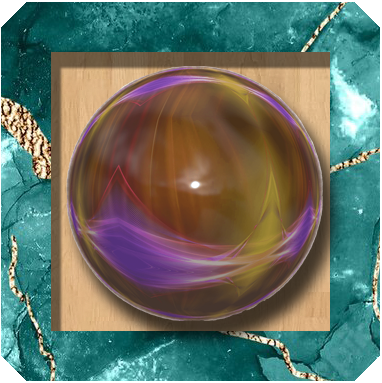
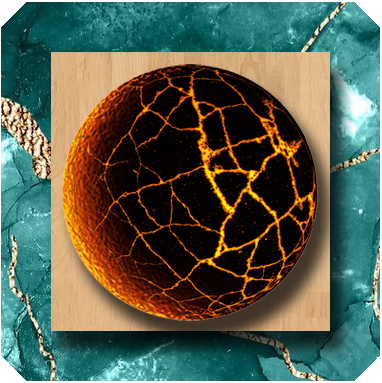
Layered file, before and after one edit (382x383). Changes by layer:
added layer "Слой 8" above "Слой 7" over [62, 64, 318, 321]
hid "Слой 7" over [66, 66, 323, 321]
